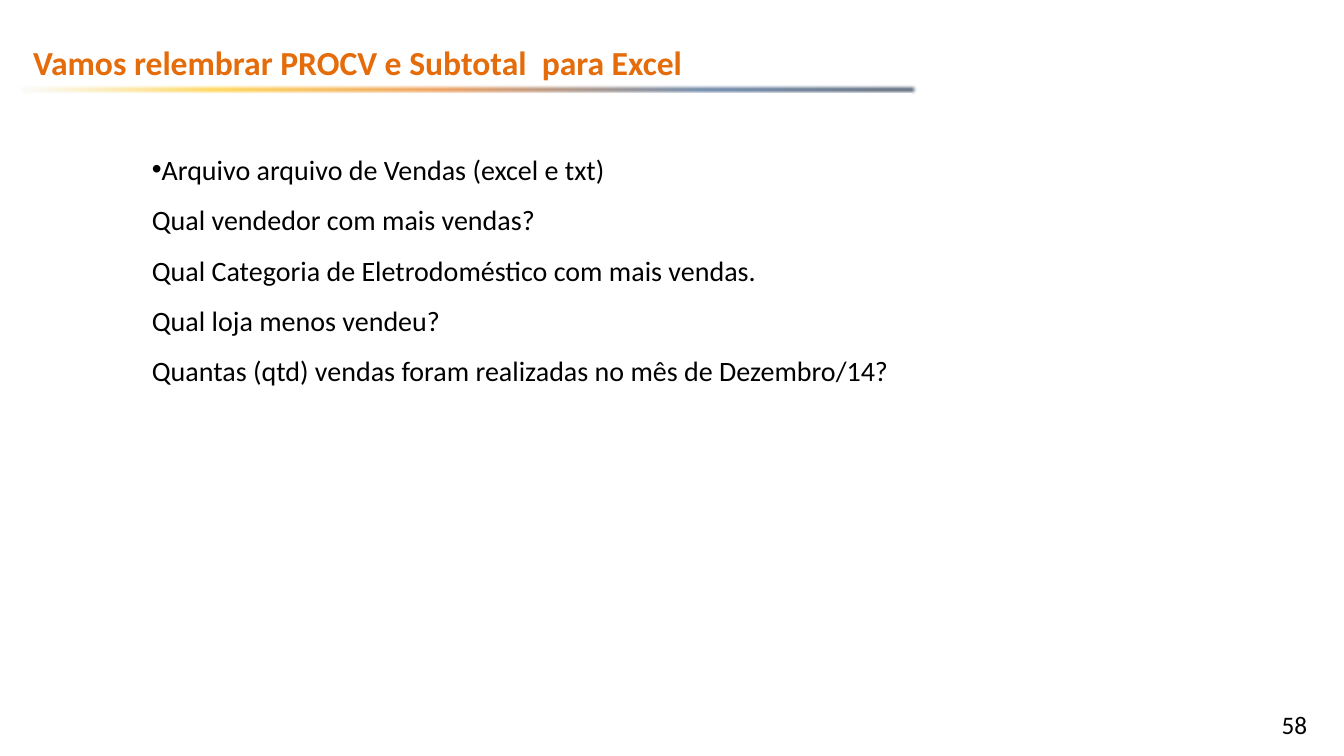
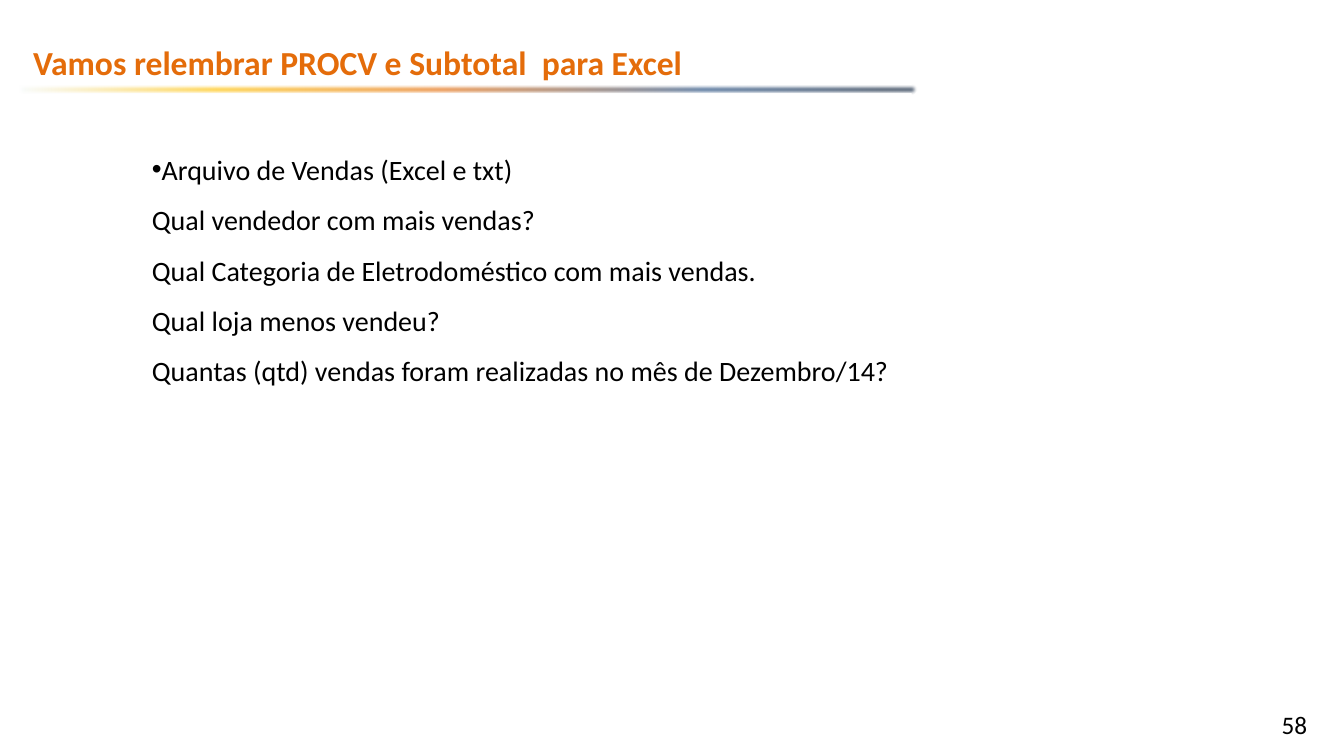
Before and after one commit to emerson-fenrir/Excel_Basico, a slide deck: slide 58 of Professor/Aula3.pptx. Drawn at 1344x756 pixels with LibreOffice and Linux fonts; fonts in the diff are those of the drawing; background and template pictures are left out. Boxes give left, top, right and bottom in pixels: in the first picture for what was removed or moved away, otherwise in the second. Text is boxed around its words. In the diff, an @@ line names an element or a change of style, - is before the commit and + after.

```diff
--- a/Professor/Aula3.pptx
+++ b/Professor/Aula3.pptx
@@ subtitle at box(162, 159, 512, 185): text changed @@
-• Arquivo arquivo de Vendas (excel e txt)
+• Arquivo de Vendas (Excel e txt)
```
Also in this commit, not shown: 1 other file.
